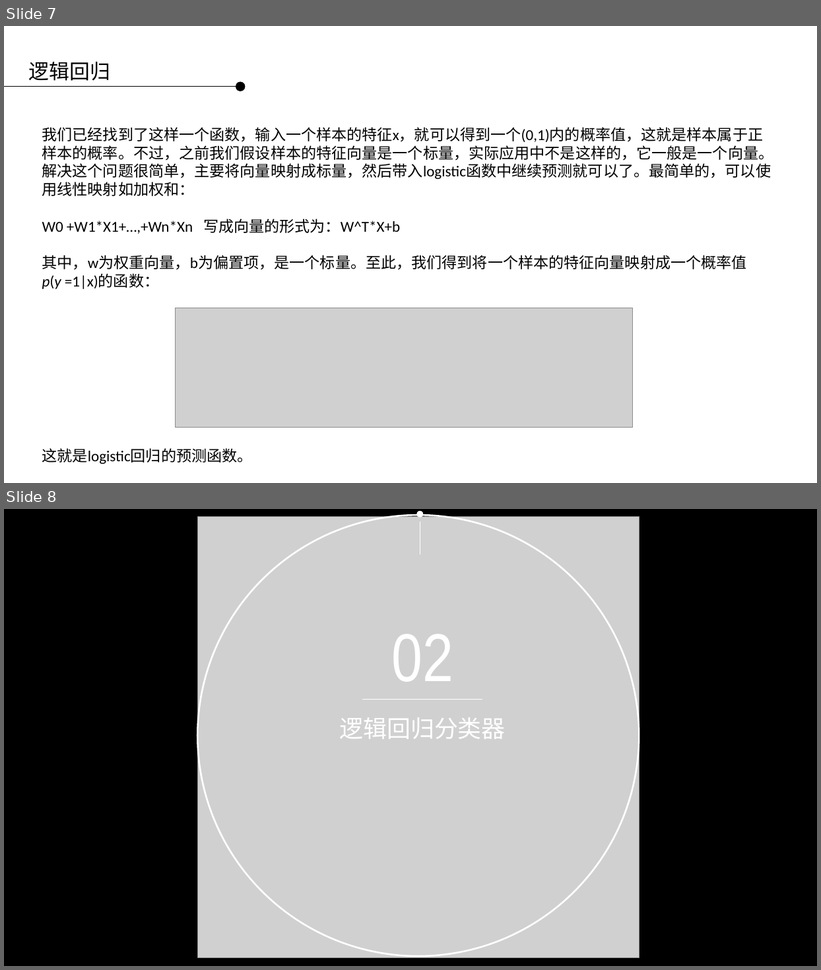
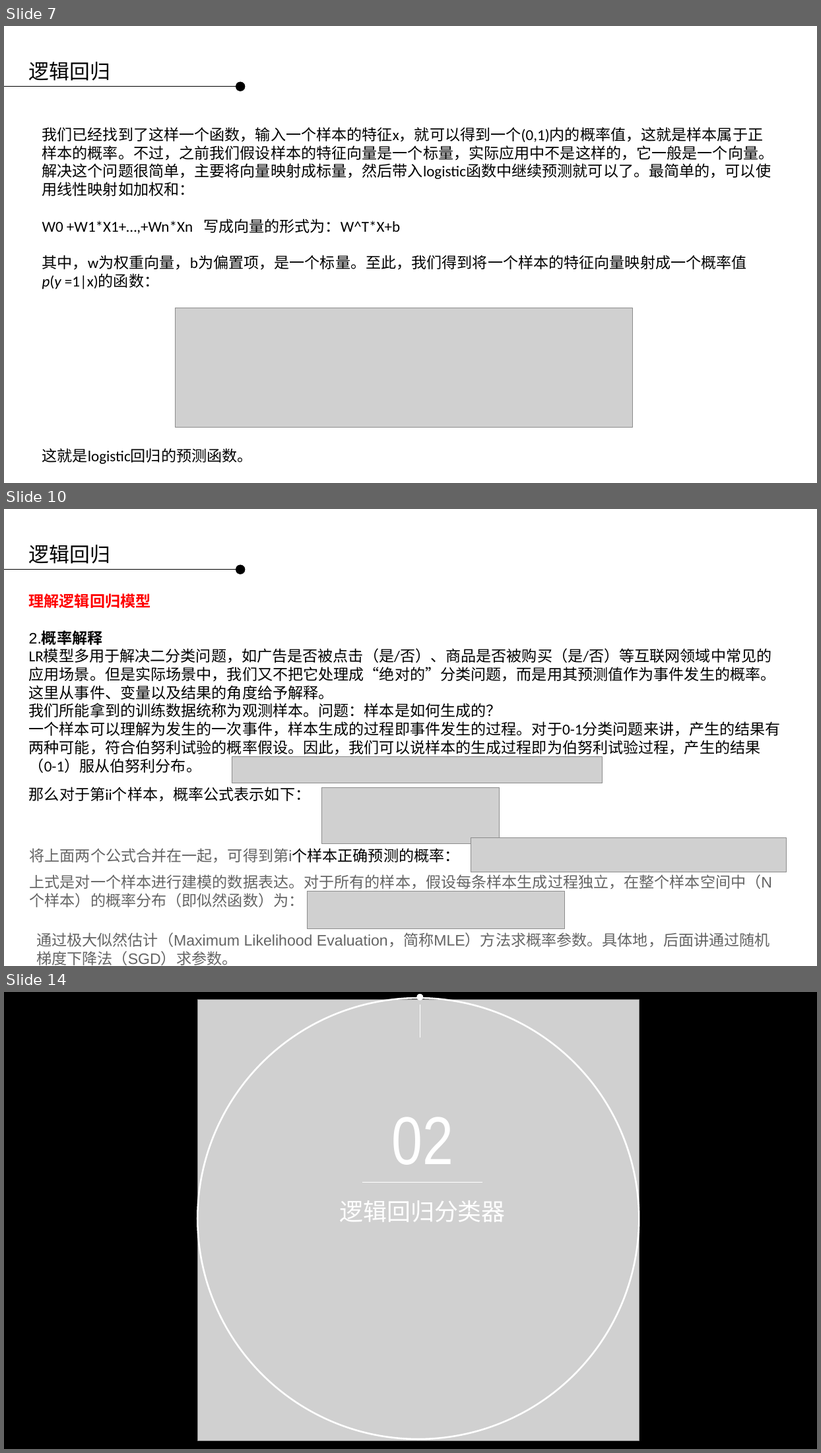
Before and after one commit to applepip/Big_Data, a slide deck: 产品大数据分析与建模/大数据分析与建模 - 逻辑回归 第二讲.pptx. Shown one above the other, each under a label of ours: slides 7 and 8 before the commit, slides 7, 10 and 14 after it; the slides between them are not shown. The pictures are 821x970 and 821x1453 pixels, drawn with LibreOffice and Linux fonts; fonts in the diff are those of the drawing; grey boxes stand for pictures; background and template pictures are left out. Boxes give left, top, right and bottom in pixels: in the first picture for what was removed or moved away, otherwise in the second. Text is boxed around its words. In the diff, an @@ line names an element or a change of style, - is before the commit and + after.

```diff
--- a/产品大数据分析与建模/大数据分析与建模 - 逻辑回归 第二讲.pptx
+++ b/产品大数据分析与建模/大数据分析与建模 - 逻辑回归 第二讲.pptx
@@ slide 10 added at <box>4,509,817,966</box>, background picture (left out) @@
@@ text added at <box>29,545,110,564</box>, 24 pt, text #000000 @@
+逻辑回归
@@ ellipse added at <box>236,565,246,575</box>, fill #000000 @@
@@ line added from (4, 569) to (236, 569), #000000 0.75 pt @@
@@ text added at <box>29,593,781,773</box>, 18 pt, text #000000 @@
+理解逻辑回归模型
+2.概率解释
+LR模型多用于解决二分类问题，如广告是否被点击（是/否）、商品是否被购买（是/否）等互联网领域中常见的应用场景。但是实际场景中，我们又不把它处理成“绝对的”分类问题，而是用其预测值作为事件发生的概率。
+这里从事件、变量以及结果的角度给予解释。
+我们所能拿到的训练数据统称为观测样本。问题：样本是如何生成的？
+一个样本可以理解为发生的一次事件，样本生成的过程即事件发生的过程。对于0-1分类问题来讲，产生的结果有两种可能，符合伯努利试验的概率假设。因此，我们可以说样本的生成过程即为伯努利试验过程，产生的结果（0-1）服从伯努利分布。
@@ picture added at <box>232,757,603,784</box> @@
@@ text added at <box>29,787,310,802</box>, 18 pt, text #000000 @@
+那么对于第ii个样本，概率公式表示如下：
@@ picture added at <box>322,788,499,844</box> @@
@@ picture added at <box>471,838,787,873</box> @@
@@ text added at <box>30,848,460,863</box>, 18 pt, text #646464 @@
+将上面两个公式合并在一起，可得到第i个样本正确预测的概率：
@@ text added at <box>30,875,772,908</box>, 18 pt, text #646464 @@
+上式是对一个样本进行建模的数据表达。对于所有的样本，假设每条样本生成过程独立，在整个样本空间中（N个样本）的概率分布（即似然函数）为：
@@ picture added at <box>307,891,565,929</box> @@
@@ text added at <box>36,933,770,966</box>, 18 pt, text #646464 @@
+通过极大似然估计（Maximum Likelihood Evaluation，简称MLE）方法求概率参数。具体地，后面讲通过随机梯度下降法（SGD）求参数。
@@ what was slide 8 is now slide 14 @@
```
Also in this commit, not shown: 1 slide changed, 5 other slides added.
